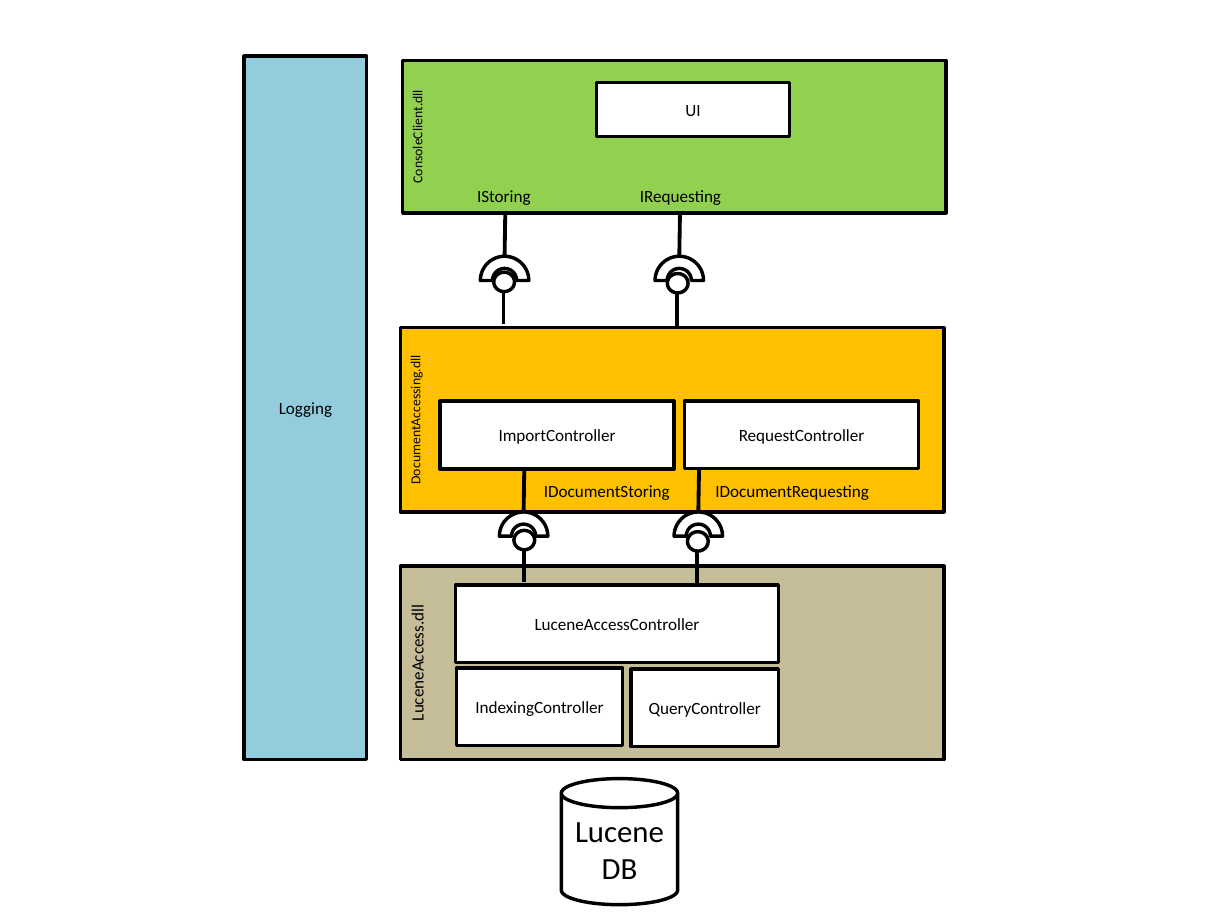
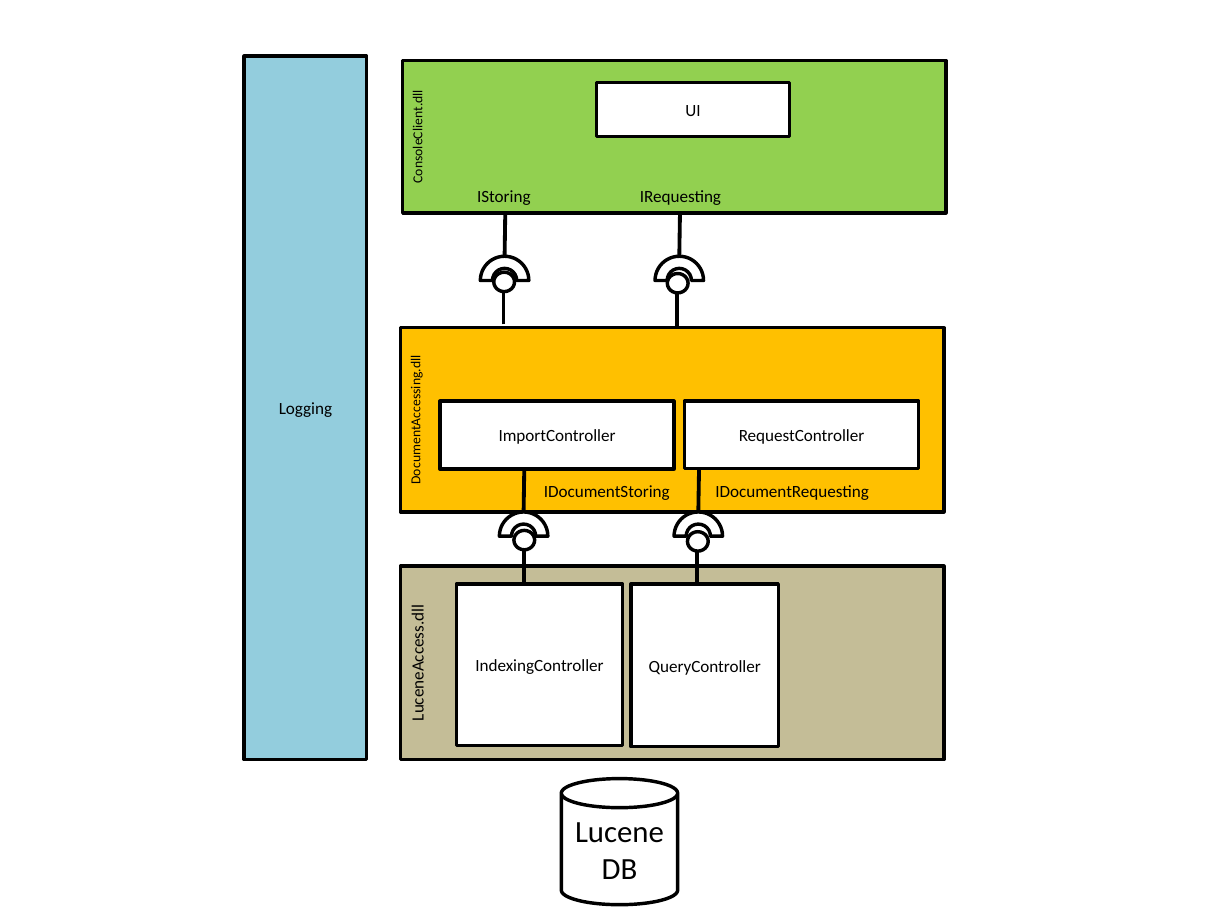
Before and after one commit to MrMame/Doci, a slide deck: slide 3 of documentation/Architecture_v0.1.0.pptx. Drawn at 1232x924 pixels with LibreOffice and Linux fonts; fonts in the diff are those of the drawing. Boxes give left, top, right and bottom in pixels: in the first picture for what was removed or moved away, otherwise in the second. Text is boxed around its words. In the diff, an @@ line names an element or a change of style, - is before the commit and + after.

Commit message:
Added DocumentAccessing IDocumentStoring und IDocumentRequesting interface

```diff
--- a/documentation/Architecture_v0.1.0.pptx
+++ b/documentation/Architecture_v0.1.0.pptx
@@ rectangle "IndexingController" resized from (x1=456, y1=668, x2=622, y2=745) to (x1=456, y1=584, x2=622, y2=745) @@
@@ rectangle removed at (x1=456, y1=585, x2=779, y2=663) @@
-LuceneAccessController
@@ rectangle "QueryController" resized from (x1=631, y1=669, x2=779, y2=747) to (x1=631, y1=584, x2=779, y2=747) @@
```
Also in this commit, not shown: 5 other files.
